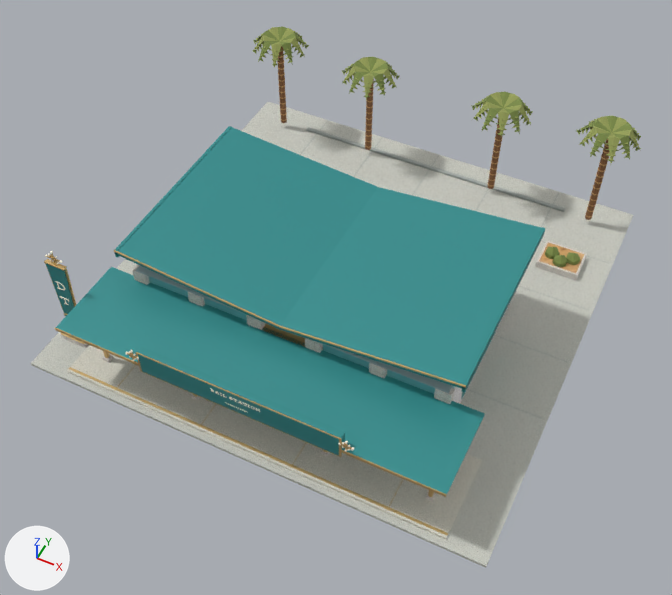
Two versions of the glTF model game/assets/desert-dreams-3d/237-blender.glb, one commit apart.
Before and after are seen from a 50 mm camera at (18.8, -40.4, 48.5) aimed at (0.2, -3.1, 2.0). Lighting does not change. The marker at lower left points along +X, +Y and +Z. The picture after the commit comes second. Objects named as collision shapes, trigger or cutter boxes, shadow casters or lower levels of detail are left out. Vertices at exactly the same position are counted once.

Objects in the first picture: 'desert-transit-rail-hall brass_trim', 'desert-transit-rail-hall ceiling_slate', 'desert-transit-rail-hall foliage', 'desert-transit-rail-hall glass_light', 'desert-transit-rail-hall leaflight', 'desert-transit-rail-hall pale_sandstone • limestone', 'desert-transit-rail-hall paving • concrete', 'desert-transit-rail-hall paving_dark • concrete', 'desert-transit-rail-hall sign_teal_face', 'desert-transit-rail-hall teal', 'desert-transit-rail-hall terrazzo_forecourt • concrete', 'desert-transit-rail-hall wood', 'desert-transit-rail-hall wood_light' and 4 more.
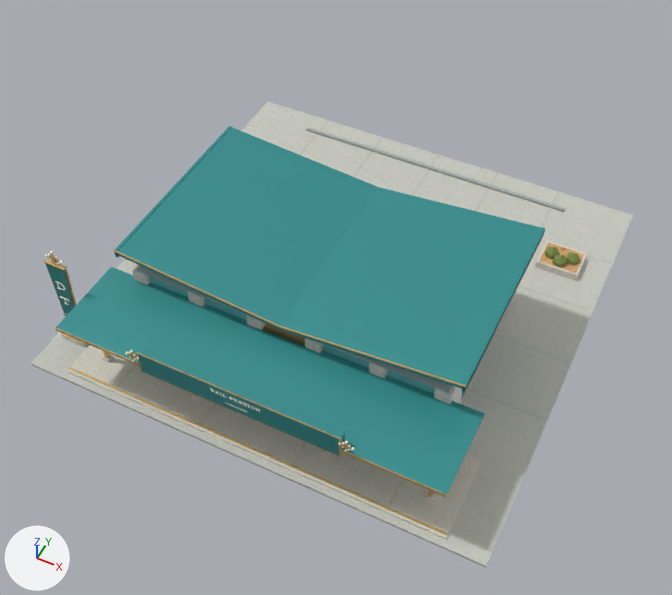
Changed parts and their boxes [x1, y1, x2, y2] in the pictures (672 x 595 px):
```json
{"object": "desert-transit-rail-hall foliage", "change": "reshaped", "before": [252, 26, 641, 267], "after": [545, 246, 581, 267]}
{"object": "desert-transit-rail-hall leaflight", "change": "reshaped", "before": [254, 27, 641, 163], "on screen": "not visible afterwards"}
{"object": "desert-transit-rail-hall wood", "change": "deleted", "before": [277, 46, 610, 220]}
{"object": "desert-transit-rail-hall wood_light", "change": "deleted", "before": [277, 51, 609, 218]}
{"part": 1, "of": "me_icosphere", "change": "deleted", "before": [252, 26, 641, 162]}
```

Scene script edits in JSON lines:
```json
{"block": "me_icosphere", "where": "# used by ob_desert_transit_rail_hall_foliage; location = (0.0, 0.0, 0.0)"}
{"op": "remove", "block": "me_icosphere", "code": "me_icosphere.from_pydata(...)  # 548 vertices, 480 faces; spans x -15.4..15.1, y 7.5..15.7, z 0.0..9.2"}
{"op": "add", "block": "me_icosphere", "code": "me_icosphere.from_pydata(...)  # 144 vertices, 240 faces; spans x -13.7..13.7, y 7.5..9.1, z 0.0..1.4"}
{"block": "me_icosphere", "change": "me_icosphere part 1: 84 loose pieces with 404 vertices, spanning x -15.4..15.1, y 11.1..15.7, z 7.1..9.2, are deleted"}
{"block": "me_icosphere_001", "where": "# used by ob_desert_transit_rail_hall_leaflight; location = (0.0, 0.0, 0.0)"}
{"op": "remove", "block": "me_icosphere_001", "code": "me_icosphere_001.from_pydata(...)  # 476 vertices, 360 faces; spans x -15.0..15.1, y 7.7..15.7, z 0.0..9.2"}
{"op": "add", "block": "me_icosphere_001", "code": "me_icosphere_001.from_pydata(...)  # 72 vertices, 120 faces; spans x -13.3..13.7, y 7.7..8.9, z 0.0..0.8"}
{"block": "me_icosphere_001", "change": "me_icosphere_001 part 2: 84 loose pieces with 404 vertices, spanning x -15.0..15.1, y 11.1..15.7, z 7.1..9.2, are deleted"}
{"op": "remove", "block": "ob_desert_transit_rail_hall_wood", "code": ["ob_desert_transit_rail_hall_wood = bpy.data.objects.new('desert-transit-rail-hall wood', me_cylinder_027)", "ob_desert_transit_rail_hall_wood.location = (0.0, 0.0, 0.0)"]}
{"op": "remove", "block": "ob_desert_transit_rail_hall_wood_light", "code": ["ob_desert_transit_rail_hall_wood_light = bpy.data.objects.new('desert-transit-rail-hall wood_light', me_cylinder_028)", "ob_desert_transit_rail_hall_wood_light.location = (0.0, 0.0, 0.0)"]}
```
